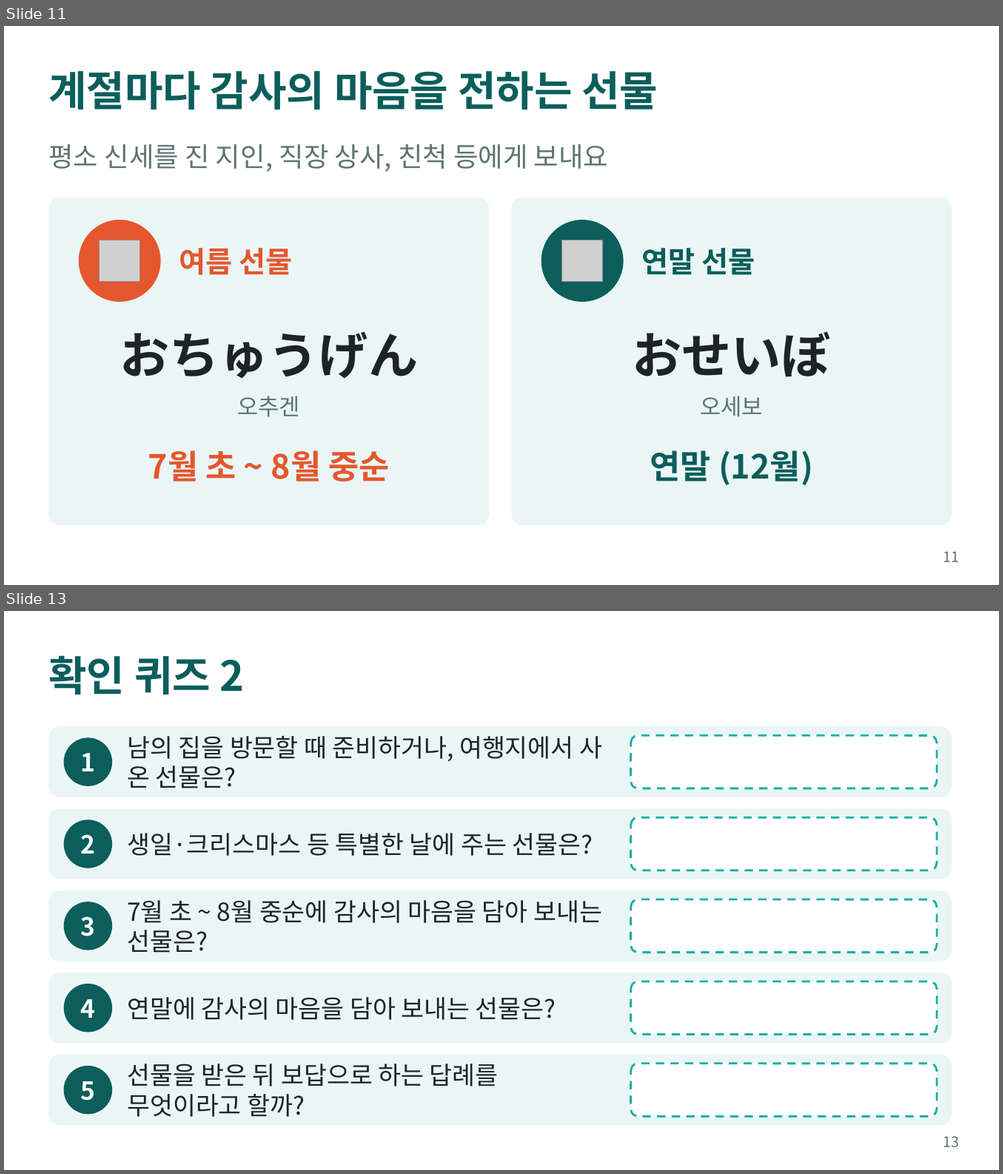
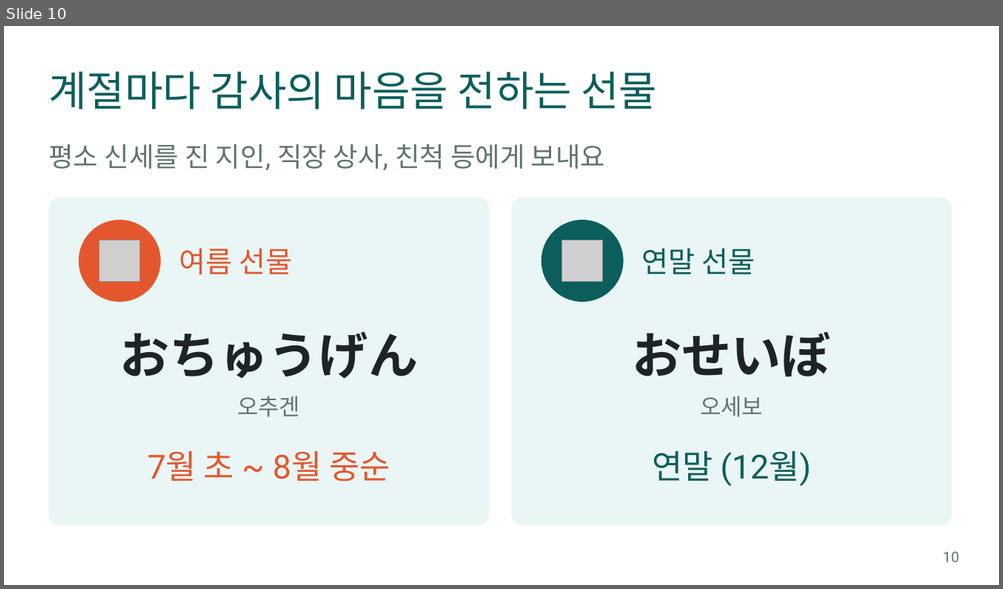
Before and after one commit to choeetururira/japanese, a slide deck: 일본문화광장_수업.pptx. Shown one above the other, each under a label of ours: slides 11 and 13 before the commit, slide 10 after it; the slides between them are not shown. The pictures are 1003x1174 and 1003x589 pixels, drawn with LibreOffice and Linux fonts; fonts in the diff are those of the drawing; grey boxes stand for pictures. Boxes give left, top, right and bottom in pixels: in the first picture for what was removed or moved away, otherwise in the second. Text is boxed around its words. In the diff, an @@ line names an element or a change of style, - is before the commit and + after.

```diff
--- a/일본문화광장_수업.pptx
+++ b/일본문화광장_수업.pptx
@@ slide 13 removed at bbox=[4, 611, 999, 1170], background #FFFFFF @@
@@ title removed at bbox=[48, 655, 244, 695] @@
-확인 퀴즈 2
@@ rounded rectangle removed at bbox=[48, 726, 951, 797] @@
@@ ellipse removed at bbox=[64, 738, 112, 786] @@
@@ text removed at bbox=[127, 736, 602, 789] @@
-남의 집을 방문할 때 준비하거나, 여행지에서 사 온 선물은?
@@ rounded rectangle removed at bbox=[631, 735, 936, 789] @@
@@ text removed at bbox=[80, 753, 95, 772] @@
-1
@@ rounded rectangle removed at bbox=[48, 809, 951, 880] @@
@@ ellipse removed at bbox=[64, 820, 112, 869] @@
@@ rounded rectangle removed at bbox=[631, 817, 936, 871] @@
@@ text removed at bbox=[80, 834, 95, 854] @@
-2
@@ text removed at bbox=[127, 833, 593, 856] @@
-생일·크리스마스 등 특별한 날에 주는 선물은?
@@ rounded rectangle removed at bbox=[48, 891, 951, 962] @@
@@ ellipse removed at bbox=[64, 902, 112, 951] @@
@@ text removed at bbox=[80, 917, 95, 937] @@
-3
@@ text removed at bbox=[127, 900, 602, 953] @@
-7월 초 ~ 8월 중순에 감사의 마음을 담아 보내는 선물은?
@@ rounded rectangle removed at bbox=[631, 900, 936, 953] @@
@@ rounded rectangle removed at bbox=[48, 973, 951, 1044] @@
@@ ellipse removed at bbox=[64, 984, 112, 1033] @@
@@ rounded rectangle removed at bbox=[631, 982, 936, 1035] @@
@@ text removed at bbox=[80, 999, 95, 1018] @@
-4
@@ text removed at bbox=[127, 997, 556, 1020] @@
-연말에 감사의 마음을 담아 보내는 선물은?
@@ rounded rectangle removed at bbox=[48, 1055, 951, 1126] @@
@@ ellipse removed at bbox=[64, 1066, 112, 1115] @@
@@ text removed at bbox=[127, 1064, 498, 1117] @@
-선물을 받은 뒤 보답으로 하는 답례를 무엇이라고 할까?
@@ rounded rectangle removed at bbox=[631, 1064, 936, 1117] @@
@@ text removed at bbox=[80, 1082, 95, 1101] @@
-5
@@ page number removed at bbox=[943, 1136, 959, 1147] @@
-13
@@ what was slide 11 is now slide 10 @@
@@ slide 10 changed as well @@
@@ text "평소 신세를 진 지인, 직장 ..." at bbox=[48, 144, 605, 170]: font Noto Sans CJK KR to Roboto @@
@@ font Noto Sans CJK KR to Roboto, bold off in 5 elements at bbox=[48, 71, 657, 110], bbox=[179, 248, 293, 275], bbox=[148, 452, 390, 482], bbox=[642, 248, 755, 275], bbox=[652, 452, 811, 486] @@
@@ page number at bbox=[942, 552, 959, 562]: text changed; font Noto Sans CJK KR to Roboto @@
-11
+10
```
Also in this commit, not shown: 22 other slides changed, 3 other slides removed, 1 other file.
